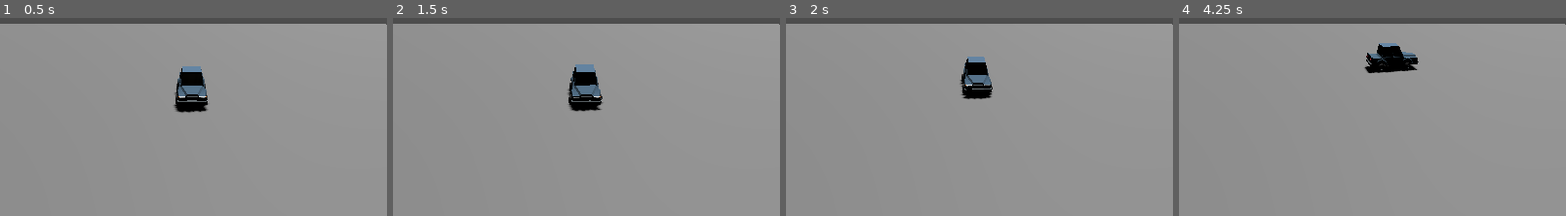
Above: before the commit, frames 1-4 (left to right).
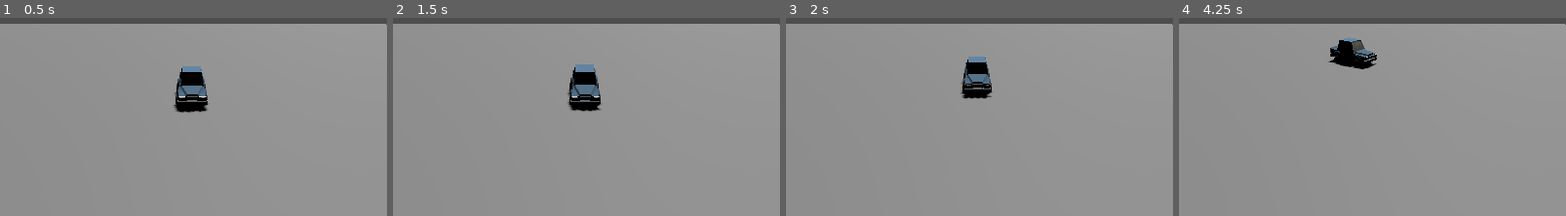
Above: after the commit, the same moments.

Repository: MusaChusnaini/mbg-delivery
Game: Godot game, scene res://MUSA/game.tscn
The game is run twice, just before and just after one commit, with the same random seed, the same clock (stepped at 60 frames per second) and the same inputs.
Inputs:
- Up to frame 1 (0.5 s): no input
- Up to frame 2 (1.5 s): hold Right (ui_right) 0.53-1.28 s; hold Down (ui_down) from 1.28 s (still down)
- Up to frame 3 (2 s): keep holding Down (ui_down)
- Up to frame 4 (4.25 s): release Down (ui_down) at 2.03 s; hold Right (ui_right) 2.03-2.78 s; hold Up (ui_up) 2.78-3.53 s; hold Left (ui_left) from 3.53 s (still down)
The pictures show only the part of the screen within x 26-76%, y 0-50%; the shares and areas given below are measured in that part.

Frame 1 is identical in both runs. In frame 2, 0.2% of the frame differs, in the area x 45-55%, y 24-48%; in frame 3, 0.4%; in frame 4, 2.6%, in the area x 38-62%, y 9-28%.

Commit message:
GM-29 Ubah steering agar sedikit berat.

Diff:
--- a/MUSA/models/player_car.gd
+++ b/MUSA/models/player_car.gd
@@ -1,6 +1,6 @@
 extends VehicleBody3D
 
-const MAX_STEER = 0.8
+const MAX_STEER = 0.34
 const ENGINE_POWER = 140
 
 # Check JIRA integration
